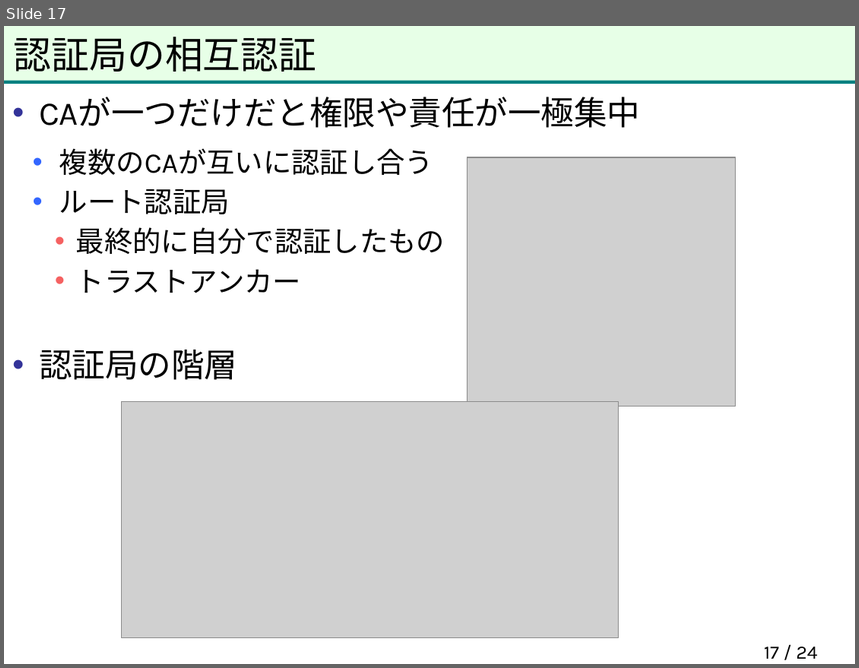
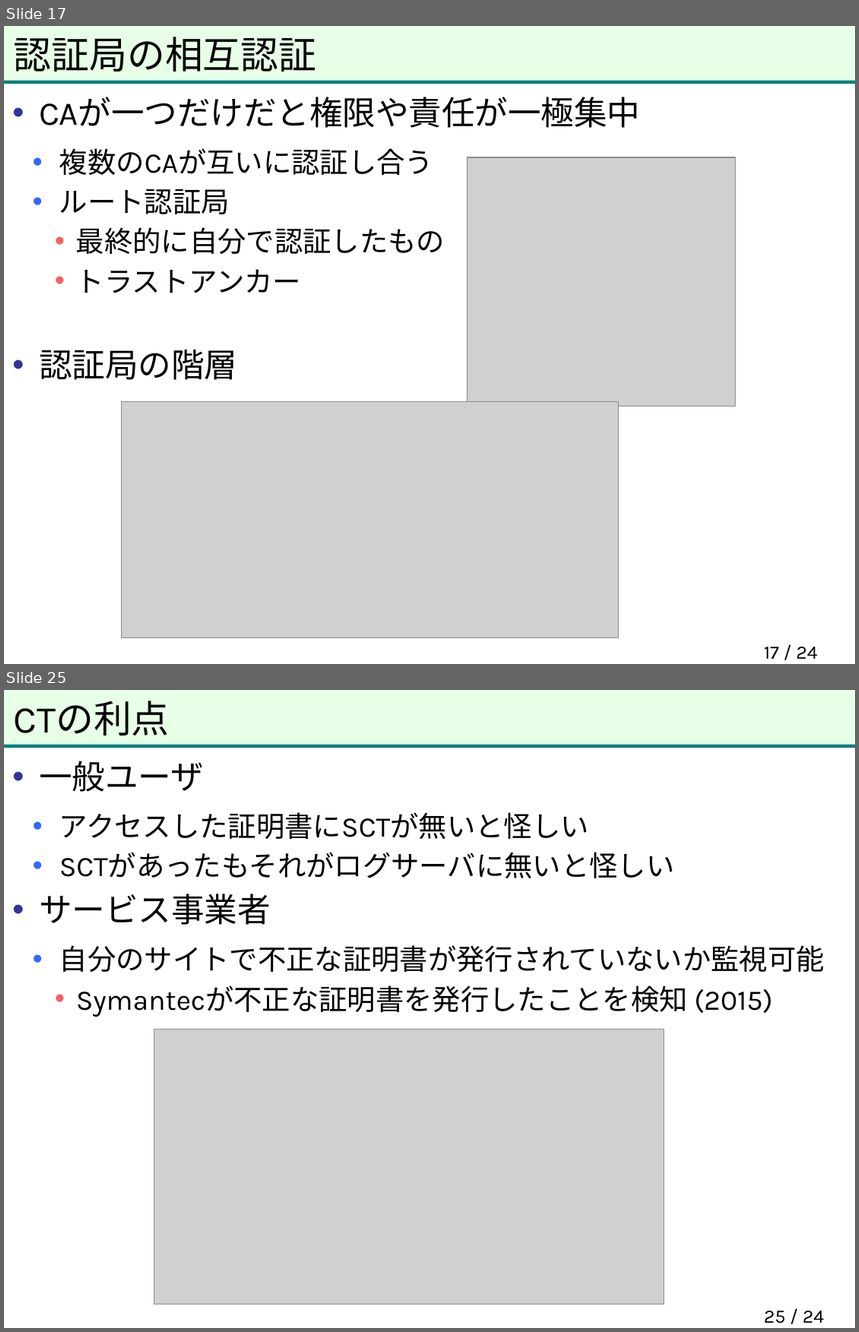
Before and after one commit to herumi/anninbon, a slide deck: lec/anninbon8.pptx. Shown one above the other, each under a label of ours: slide 17 before the commit, slides 17 and 25 after it; the slides between them are not shown. The pictures are 859x668 and 859x1332 pixels, drawn with LibreOffice and Linux fonts; fonts in the diff are those of the drawing; grey boxes stand for pictures; background and template pictures are left out. Boxes give left, top, right and bottom in pixels: in the first picture for what was removed or moved away, otherwise in the second. Text is boxed around its words. In the diff, an @@ line names an element or a change of style, - is before the commit and + after.

```diff
--- a/lec/anninbon8.pptx
+++ b/lec/anninbon8.pptx
@@ slide 25 added at bbox=[4, 690, 855, 1328], background #FFFFFF; not listed: 2 template elements that a slide beside it also shows @@
@@ title added at bbox=[14, 701, 170, 736], 32 pt, text #000000 @@
+CTの利点
@@ text added at bbox=[39, 761, 825, 1017], 24 pt, text #000000 @@
+• 一般ユーザ
+  • アクセスした証明書にSCTが無いと怪しい
+  • SCTがあったもそれがログサーバに無いと怪しい
+• サービス事業者
+  • 自分のサイトで不正な証明書が発行されていないか監視可能
+    • Symantecが不正な証明書を発行したことを検知 (2015)
@@ picture added at bbox=[154, 1030, 664, 1305] @@
@@ page number added at bbox=[764, 1311, 824, 1324], 16 pt, text #000000 @@
+25 / 24
```
Also in this commit, not shown: 1 slide changed, 7 other slides added.
